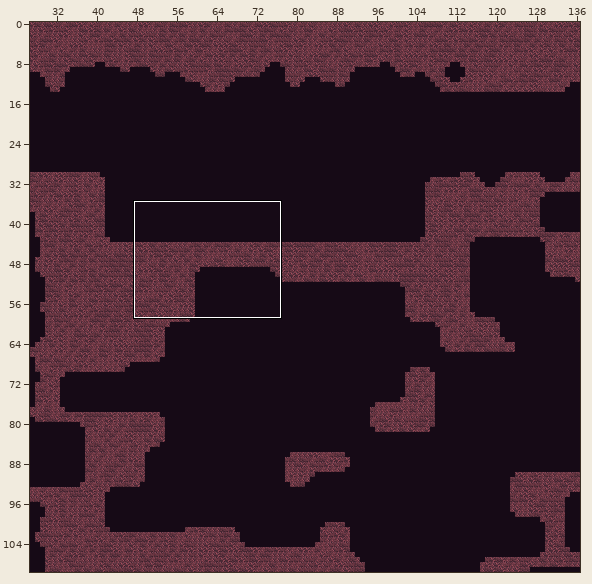
Tiled map, stored at android/assets/maps/level1.tmx. Above, an overview of the earlier version with the close-up marked.
Close-up. Old version:
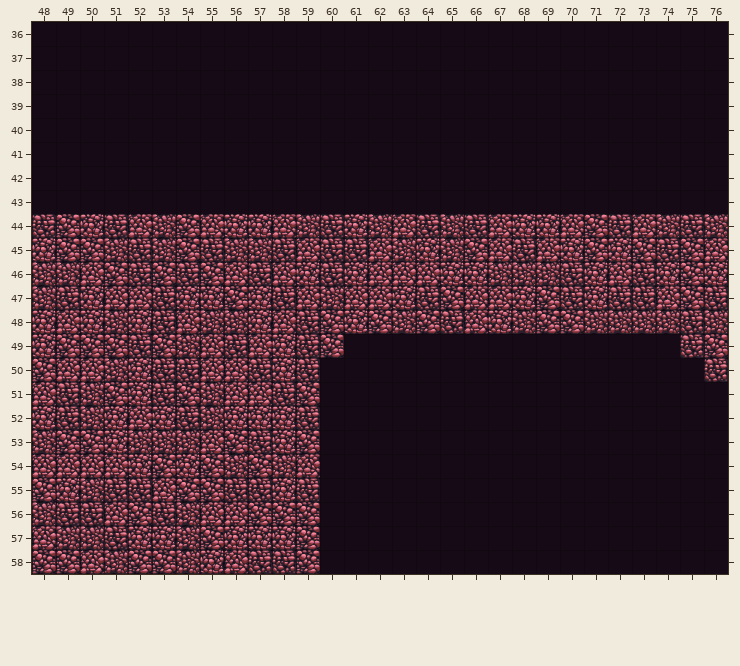
Cells are 64x64 px. Shown: x 48..76, y 36..58. The commit also changed other parts of the map, which this record leaves out.
Once edited:
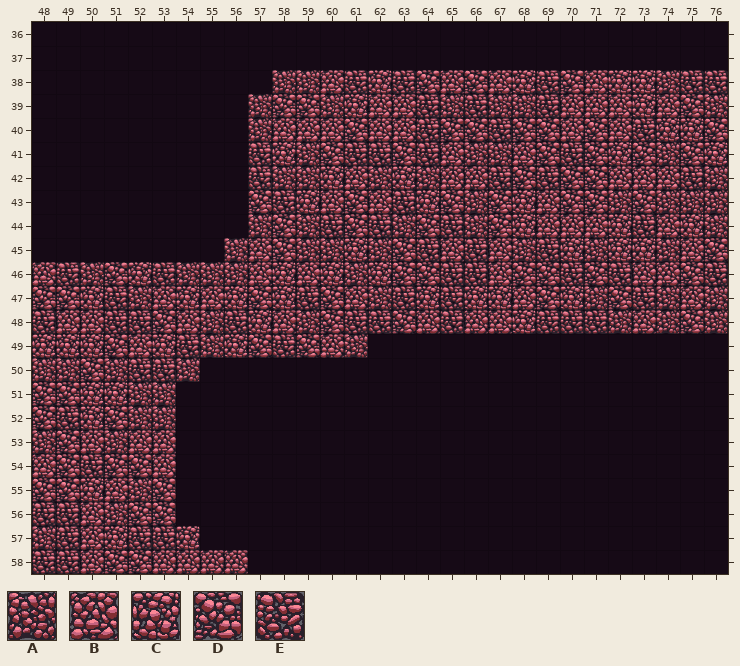
Key: from "tileMapGutter": A 5, B 6, C 7, D 8, E 9.
_ is an empty cell, . an unchanged one.
From old to new:
--- layer "terrain"
@@ x 48..76 @@
-38 ..........___________________
-39 .........____________________
-40 .........____________________
-41 .........____________________
-42 .........____________________
-43 .........____________________
-44 EDCEBADBCCB..CABEAEB.C.DEBAE.
-45 CDDAEADE.AEBEEBACAD.EB.D.DEDB
-46 AAB.EDEDBEBCECBBBCCAAA.CBEC.C
-47 AE.BBE.CDCEBA.BCEDBBC.ECE.BDE
-48 C.CACE..A..E.CDAD..CADDA.A.E.
-49 .DD.EDABEBCED_.............ED
-50 DBB.C.EBBECE................E
-51 BEADCEDABBED.................
-52 C.ACBCEACCCE.................
-53 ..DCAAABDECD.................
-54 .BBBCDCDADAB.................
-55 .CAEEBDDEECE.................
-56 A.EB.EABBDDD.................
-57 BAAECCADCCCD.................
-58 DD.A.DAC.EED.................
+38 ..........AABECEDBDBCEDBCCAEE
+39 .........ADDACBBEAEAAEBBBCBDA
+40 .........ABBBDBBEDDEDDBDBECCD
+41 .........ECADEEDEBAABDEDCDADC
+42 .........EAACBACABBEDEDDBBBEA
+43 .........DECBDBECDADCBDDADAAA
+44 _________AD..DEADEAD.B.BCEBC.
+45 ________.BDAACADEBE.AE.A.CABD
+46 BEA.CEAAABCBCACDDEEBDD.DEBB.E
+47 DD.EAB.BCDCED.AECECCB.CAD.ABA
+48 E.BEED..E..A.EEDB..BCEEE.B.D.
+49 .CC.BCEACDEDBA.............__
+50 AAD.E.A_____................_
+51 DDCCAA______.................
+52 D.CDAA______.................
+53 ..BABB______.................
+54 .DEDDB______.................
+55 .DCBAD______.................
+56 E.BA.D______.................
+57 AEBCEEC_____.................
+58 EE.D.BBB.___.................
